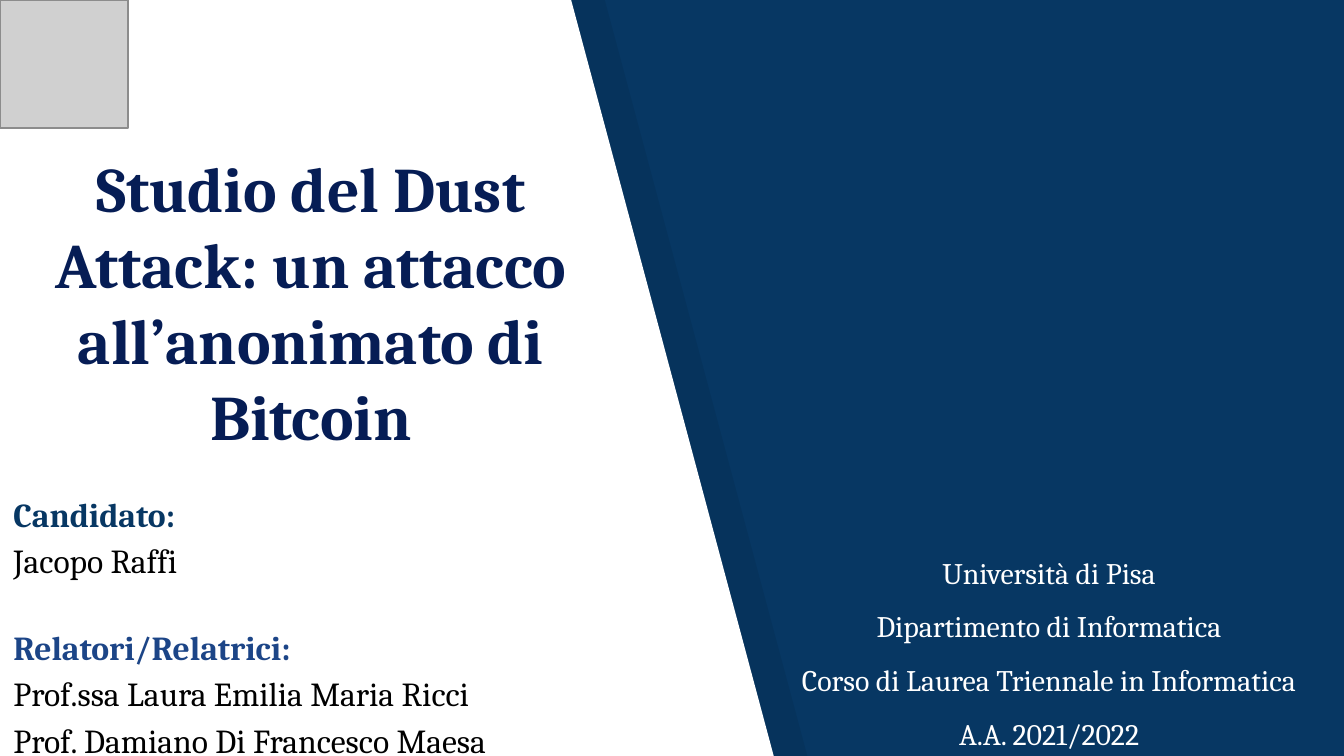
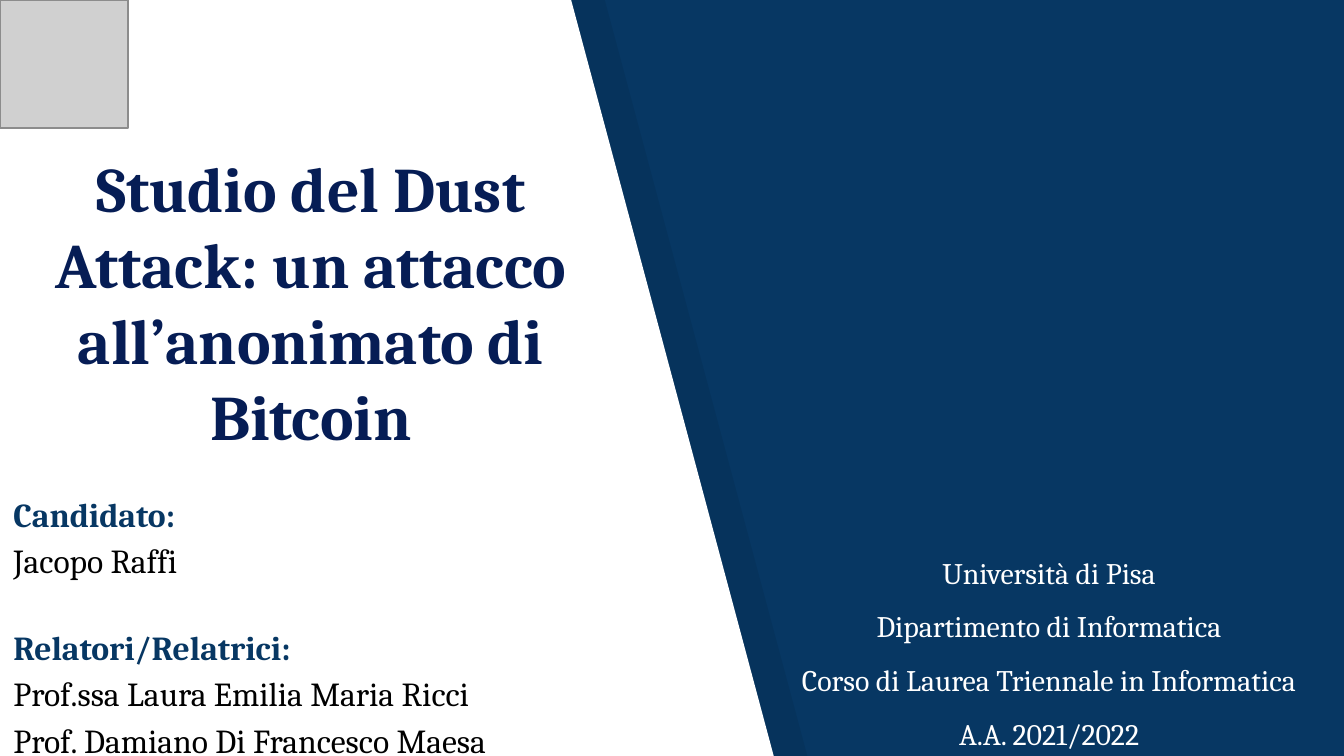
Before and after one commit to JacopoRaffi/Dust_Attack_Analysis, a slide deck: slide 1 of Dust Attack .pptx. Drawn at 1344x756 pixels with LibreOffice and Linux fonts; fonts in the diff are those of the drawing; grey boxes stand for pictures. Boxes give left, top, right and bottom in pixels: in the first picture for what was removed or moved away, otherwise in the second. Text is boxed around its words. In the diff, an @@ line names an element or a change of style, - is before the commit and + after.

```diff
--- a/Dust Attack .pptx
+++ b/Dust Attack .pptx
@@ text at (13,636,290,665): text colour #1C4587 to #073763 in "Relatori/Relatrici:" @@
```
Also in this commit, not shown: 16 other slides changed, 1 other file.
